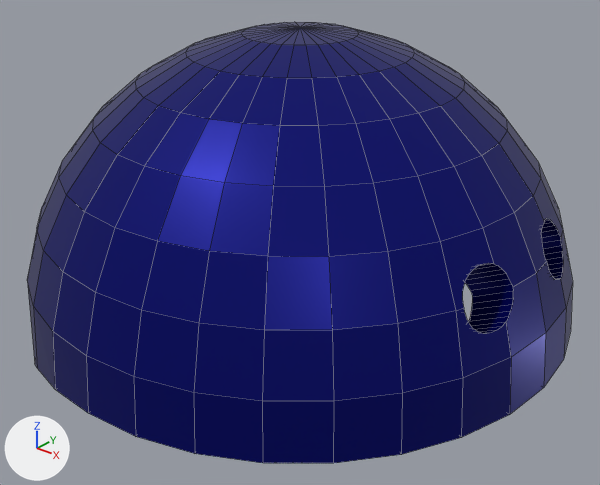
The Blender file Assets/Models/helemt.blend, before and after one commit.
Both versions are drawn from a camera (50 mm lens) standing at (2.667, -3.213, 2.28) and looking at (0.081, -0.098, 0.364). Arrows for +X, +Y and +Z are at lower left; the lights stay in place. Mesh edges are drawn as thin lines.
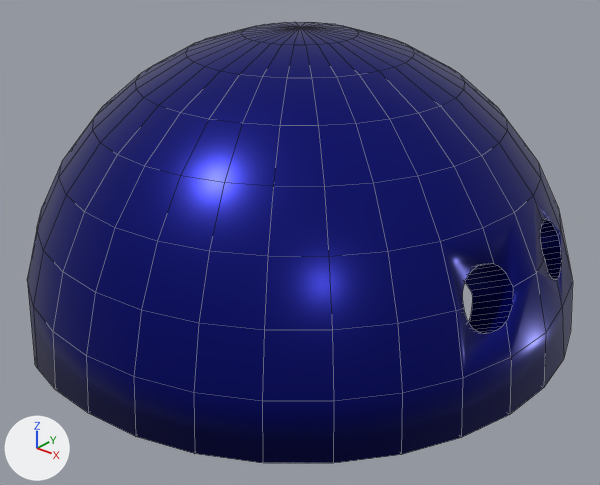
Changed parts and their boxes (x1, y1, x2, y2) in the pictures (600 x 485 px; the box of a moved part takes in the faces that stretch with it):
'Sphere', reshaped, shading changed
    both: (27, 22, 573, 463)
part 1 of me_sphere, moved or reshaped
    both: (514, 179, 573, 387)
part 2 of me_sphere, shading changed
    both: (27, 22, 559, 463)

Patch to the scene script:
```diff
--- a/Assets/Models/helemt.blend.py
+++ b/Assets/Models/helemt.blend.py
@@ me_sphere @@
 me_sphere.from_pydata(...)  # 482 vertices, 512 faces; spans x -1.0..1.0, y -1.0..1.0, z -0.15..1.0
 # used by ob_sphere; location = (0.0, 0.0, 0.0); scale = (1.48, 1.48, 1.48)
-me_sphere.vertices[105].co = (0.91, 0.18, 0.38)
-me_sphere.vertices[106].co = (0.96, 0.19, 0.2)
+# me_sphere part 1
+me_sphere.vertices[105].co = (0.9, 0.17, 0.39)
+me_sphere.vertices[106].co = (0.95, 0.19, 0.19)
+# me_sphere part 2: all faces are now shaded smooth (512 of 512 changed)
 me_sphere.materials.append(mat_material_001)
```
